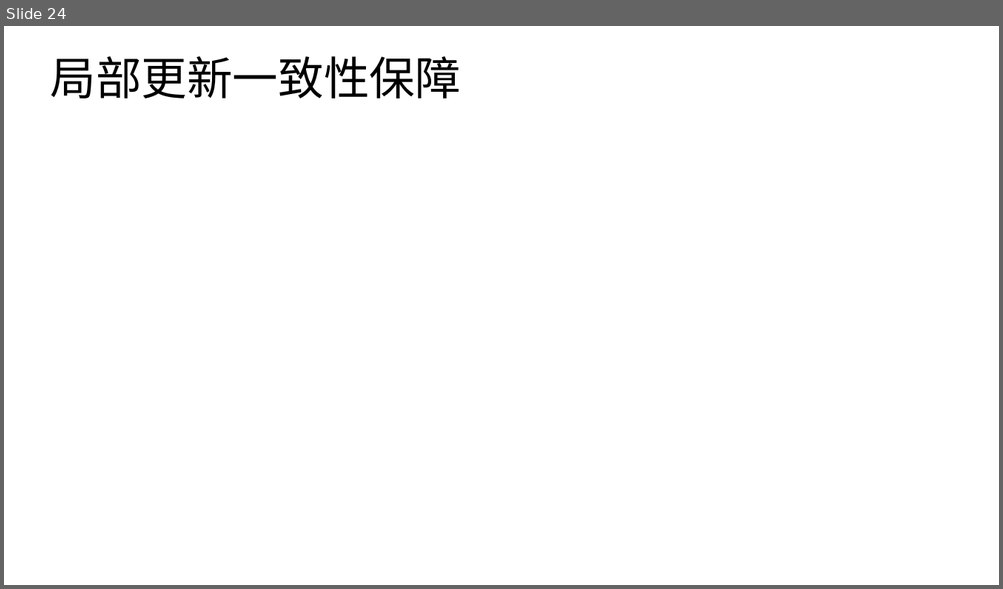
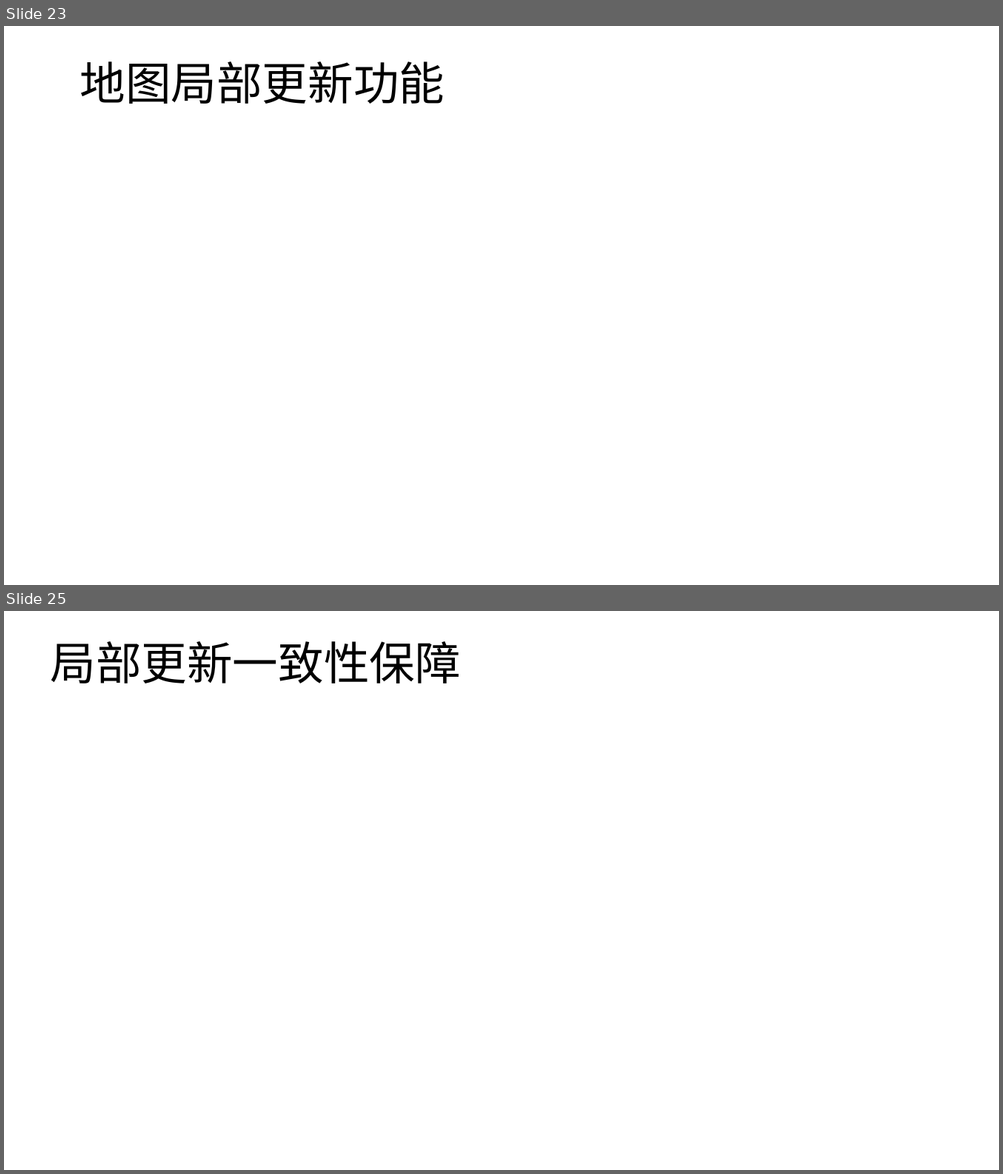
Before and after one commit to hc2013/graduate-article-latex, a slide deck: 地理轨迹相似性分析服务的设计和.pptx. Shown one above the other, each under a label of ours: slide 24 before the commit, slides 23 and 25 after it; the slides between them are not shown. The pictures are 1003x589 and 1003x1174 pixels, drawn with LibreOffice and Linux fonts; fonts in the diff are those of the drawing. Boxes give left, top, right and bottom in pixels: in the first picture for what was removed or moved away, otherwise in the second. Text is boxed around its words. In the diff, an @@ line names an element or a change of style, - is before the commit and + after.

```diff
--- a/地理轨迹相似性分析服务的设计和.pptx
+++ b/地理轨迹相似性分析服务的设计和.pptx
@@ slide 23 added at (4,26,999,585), background #FFFFFF @@
@@ title added at (79,62,444,104), 44 pt, text #000000 @@
+地图局部更新功能
@@ what was slide 24 is now slide 25 @@
```
Also in this commit, not shown: 2 slides changed, 5 other files.
